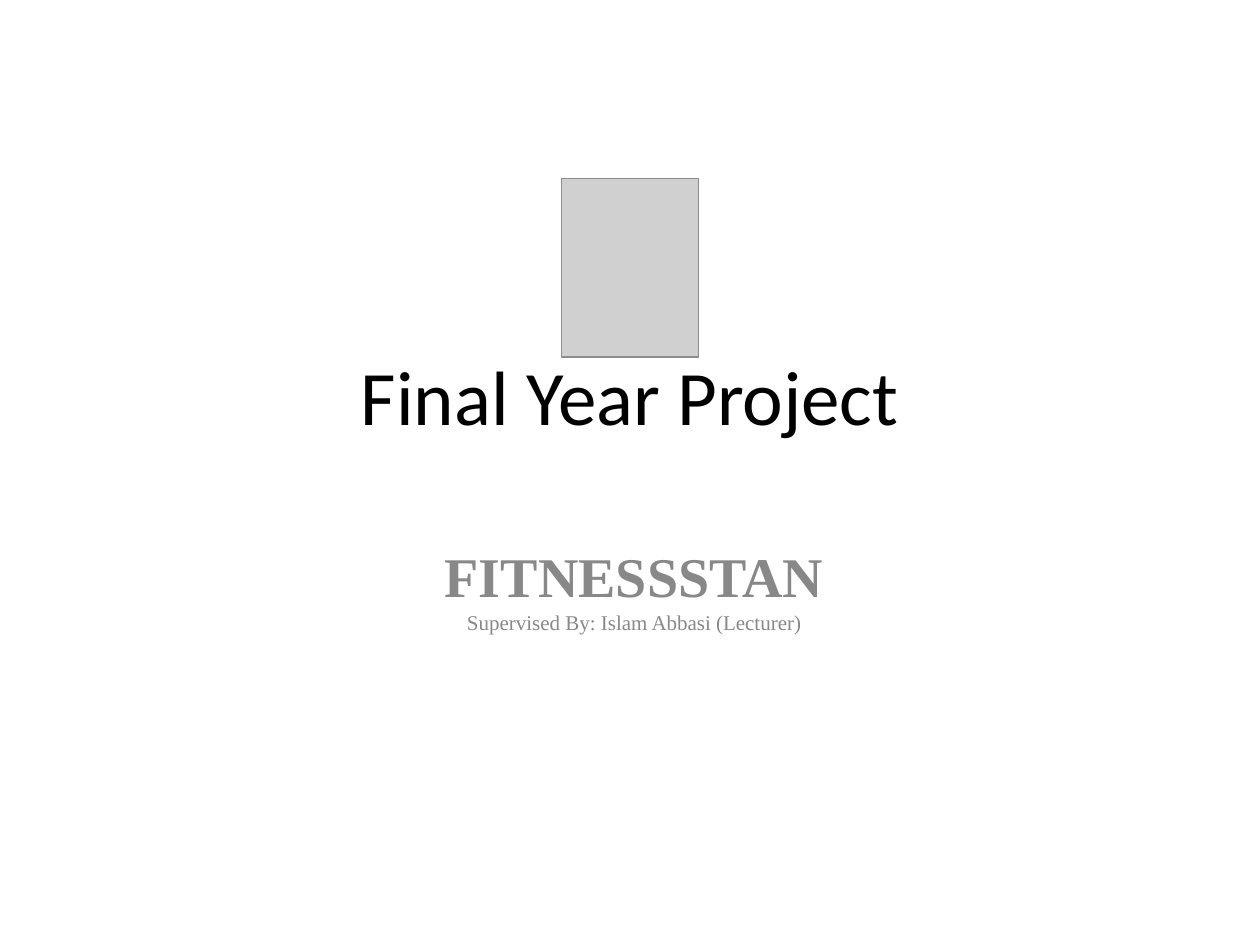
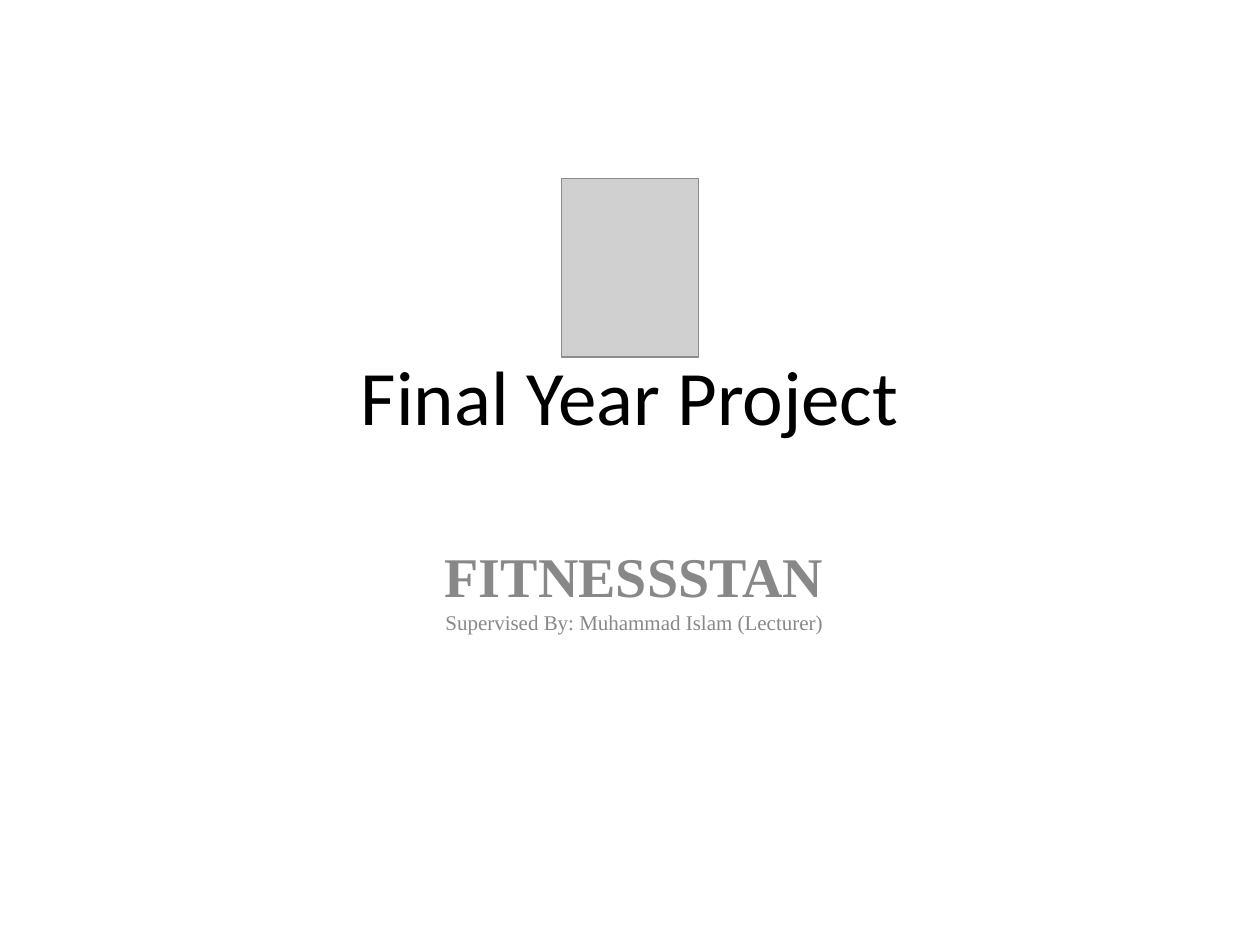
Before and after one commit to pandistic-zain/Fitnesstan--FYP, a slide deck: slide 1 of fitnesstan-documentation/FItnessstan_Final Presentation_Part 2.pptx. Drawn at 1260x945 pixels with LibreOffice and Linux fonts; fonts in the diff are those of the drawing; grey boxes stand for pictures; background and template pictures are left out. Boxes give left, top, right and bottom in pixels: in the first picture for what was removed or moved away, otherwise in the second. Text is boxed around its words. In the diff, an @@ line names an element or a change of style, - is before the commit and + after.

```diff
--- a/fitnesstan-documentation/FItnessstan_Final Presentation_Part 2.pptx
+++ b/fitnesstan-documentation/FItnessstan_Final Presentation_Part 2.pptx
@@ subtitle at bbox=[445, 615, 823, 634]: text changed @@
-Supervised By: Islam Abbasi (Lecturer)
+Supervised By: Muhammad Islam (Lecturer)
```
Also in this commit, not shown: 13 other slides changed, 2 slides added, 2 slides removed.
